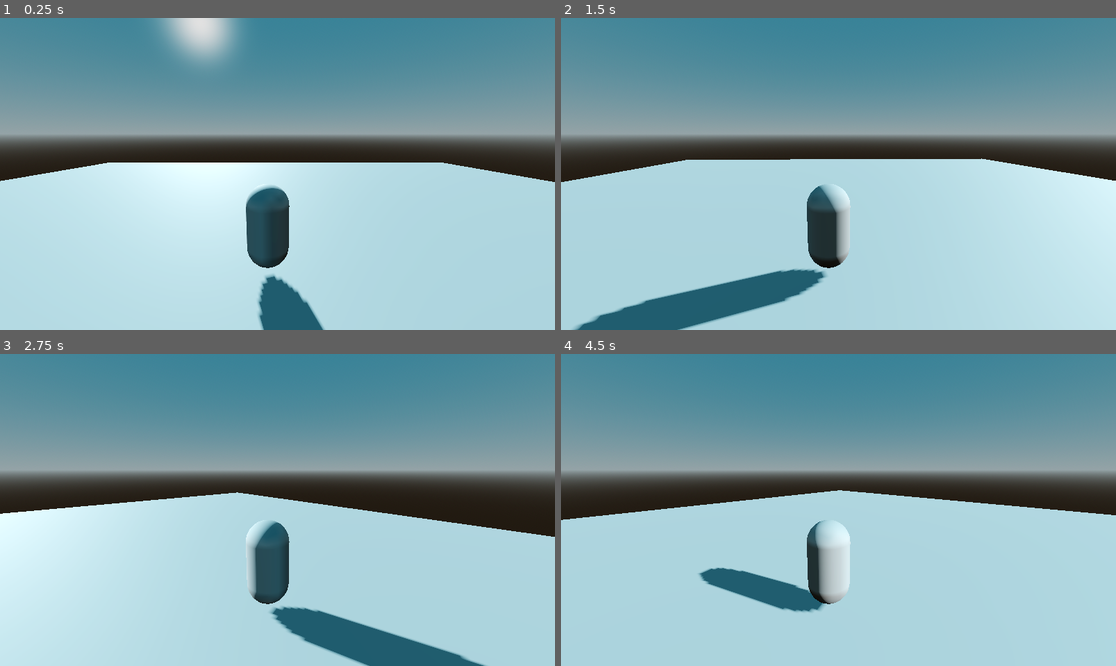
Above: before the commit, frames 1-4 (two rows, left to right).
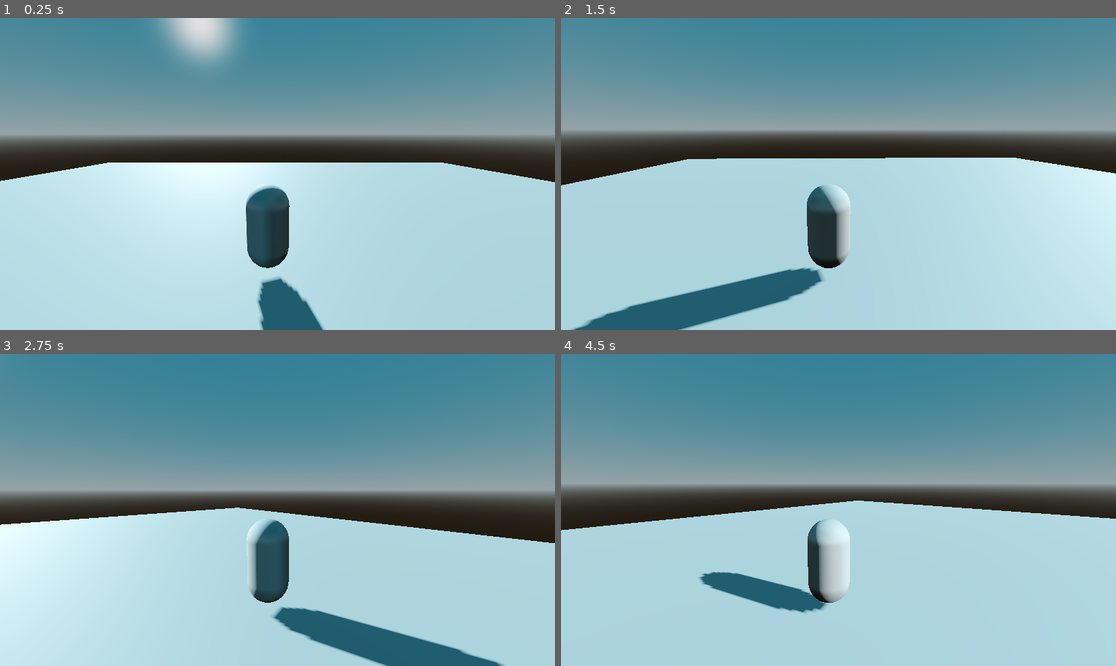
Above: after the commit, the same moments.

Repository: NISCHAY17/ZELDA-attempt
Game: Godot game, scene res://scenes/level.tscn
Same seed, same stepped clock (60 frames per second), same inputs: the game is played once before the commit and once after it. Before the commit the project has no main scene; this scene is started directly in both runs.
Inputs (mouse positions are in pixels of both pictures, inside the frame that each line leads up to):
- Up to frame 1 (0.25 s): no input
- Up to frame 2 (1.5 s): tap Enter at 0.5 s; move the mouse to (960, 158) at 0.52 s; hold D (right) 0.53-1.28 s; tap Alt at 0.6 s; move the mouse to (727, 189) at 1.27 s; hold Down (backward) from 1.28 s (still down); tap Shift at 1.35 s
- Up to frame 3 (2.75 s): move the mouse to (333, 441) at 2.02 s; release Down (backward) at 2.03 s; hold D (right) from 2.03 s (still down); tap Alt at 2.1 s
- Up to frame 4 (4.5 s): move the mouse to (810, 572) at 2.77 s; release D (right) at 2.78 s; hold W (forward) 2.78-3.53 s; tap Shift at 2.85, 4.35 s; move the mouse to (1005, 556) at 3.52 s; hold A (left) from 3.53 s (still down); tap Alt at 3.6 s; move the mouse to (672, 463) at 4.27 s

The runs differ from the first frame. In frame 1, 0.1% of the frame differs, in the area x 3-100%, y 46-100%; in frame 2, 4.7%; in frame 3, 18%, in the area x 0-100%, y 29-100%; in frame 4, 11%.

Commit message:
worked on camera direction
it took me way to long to make this

Diff:
--- a/zelda-attempt/ENTITIES/camera_controller.gd
+++ b/zelda-attempt/ENTITIES/player/camera_controller.gd
@@ -7,3 +7,5 @@
 func rotate_from_vector(v: Vector2):
 	if v.length() == 0: return
 	rotation.y -= v.x
+	rotation.x -= v.y * 0.1
+	rotation.x = clamp(rotation.x, -0.4, 0.3)
--- a/zelda-attempt/ENTITIES/camera_controller.tscn
+++ b/zelda-attempt/ENTITIES/player/camera_controller.tscn
@@ -1,9 +1,10 @@
 [gd_scene format=3 uid="uid://bvkd85coruw2v"]
 
-[ext_resource type="Script" uid="uid://db02niwjf5ks6" path="res://ENTITIES/camera_controller.gd" id="1_86nvy"]
+[ext_resource type="Script" uid="uid://db02niwjf5ks6" path="res://ENTITIES/player/camera_controller.gd" id="1_0xcen"]
 
 [node name="CAMERA CONTROLLER" type="Node3D" unique_id=363107289]
-script = ExtResource("1_86nvy")
+script = ExtResource("1_0xcen")
 
 [node name="Camera3D" type="Camera3D" parent="." unique_id=752216915]
+unique_name_in_owner = true
 transform = Transform3D(1, 0, 0, 0, 0.98113775, 0.19330975, 0, -0.19330975, 0.98113775, 0.22744223, 3.1202168, 4.46516)
--- a/zelda-attempt/ENTITIES/player/player.gd
+++ b/zelda-attempt/ENTITIES/player/player.gd
@@ -1,9 +1,11 @@
 extends CharacterBody3D
 @export var base_speed := 4.0
 
+
+@onready var camera_3d: Node3D = $"CAMERA CONTROLLER"
+
 var movement_input := Vector2.ZERO
-
-func _physics_process(delta: float) -> void:
-	movement_input = Input.get_vector("left","right","forward","backward")
+func _physics_process(_delta: float) -> void:
+	movement_input = Input.get_vector("left","right","forward","backward").rotated(-camera_3d.global_rotation.y)
 	velocity = Vector3(movement_input.x,0,movement_input.y) * base_speed
 	move_and_slide()
--- a/zelda-attempt/ENTITIES/player/player.tscn
+++ b/zelda-attempt/ENTITIES/player/player.tscn
@@ -1,7 +1,7 @@
 [gd_scene format=3 uid="uid://djiwkvp0jt3va"]
 
 [ext_resource type="Script" uid="uid://ddqh2jy1gvl70" path="res://ENTITIES/player/player.gd" id="1_7ufme"]
-[ext_resource type="PackedScene" uid="uid://bvkd85coruw2v" path="res://ENTITIES/camera_controller.tscn" id="2_ylu7f"]
+[ext_resource type="PackedScene" uid="uid://bvkd85coruw2v" path="res://ENTITIES/player/camera_controller.tscn" id="2_ylu7f"]
 
 [sub_resource type="CapsuleMesh" id="CapsuleMesh_sy3jy"]
 
--- a/zelda-attempt/project.godot
+++ b/zelda-attempt/project.godot
@@ -11,6 +11,7 @@
 [application]
 
 config/name="zelda attempt"
+run/main_scene="uid://dd2sdvs7c8wwg"
 config/features=PackedStringArray("4.6", "Forward Plus")
 config/icon="res://icon.svg"
 
--- a/zelda-attempt/scenes/level.tscn
+++ b/zelda-attempt/scenes/level.tscn
@@ -33,6 +33,8 @@
 [node name="Player" type="Node3D" parent="." unique_id=2007095133]
 
 [node name="Player" parent="Player" unique_id=1080306268 instance=ExtResource("1_2q6dc")]
+transform = Transform3D(1, 0, 0, 0, 1, 0, 0, 0, 1, 0.014201164, 0, 0.022721767)
+base_speed = 4.0
 
 [node name="envrionment" type="Node3D" parent="." unique_id=624035515]
 
Renamed: zelda-attempt/ENTITIES/camera_controller.gd.uid -> zelda-attempt/ENTITIES/player/camera_controller.gd.uid
